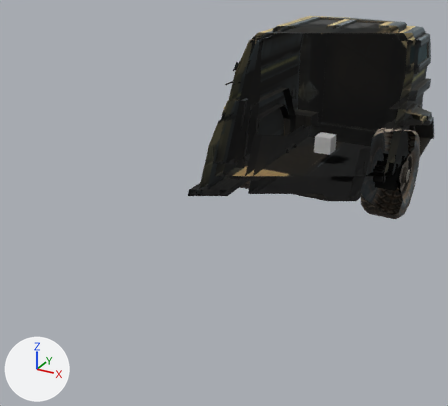
Before and after pictures for a commit that changed the COLLADA model objects3d/apc.dae.
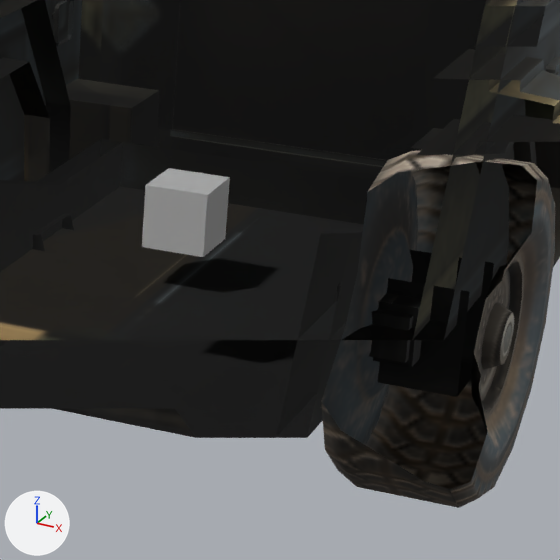
Each version appears first whole from a 50 mm camera at (35.1, -73.5, 45.1) aimed at (-4.6, -1.4, 9.0), and next in a close-up on the part from 62% to 94% of the width and 22% to 57% of the height. Lighting does not change. The marker at lower left points along +X, +Y and +Z. Everything nearer to the camera than a plane just in front of the edit is cut away. Where no turn or scale is listed for an object, it has been applied to the vertices.

In view in the first close-up: 'Body1', 'Body2', 'attachPoint', 'wheel3'.
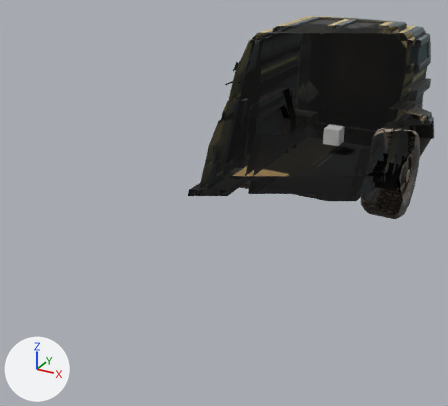
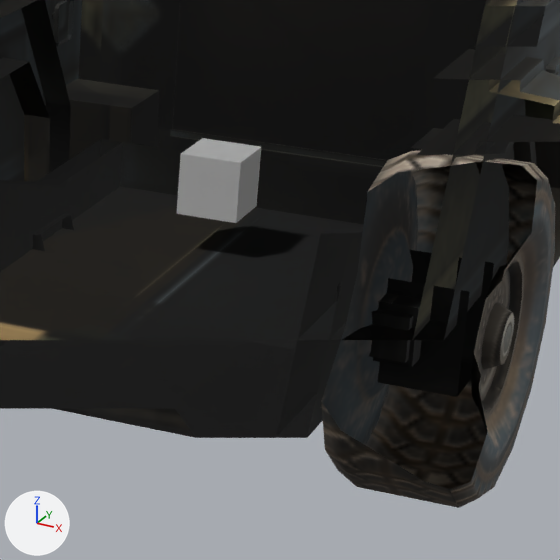
Boxes (x1, y1, x2, y2) around the edits, measured in the close-ups (560 x 560 px):
'attachPoint', moved: before (142, 168, 230, 257); after (177, 138, 261, 223)

Edits to the bpy script that builds the scene:
```text
Change ob_attachpoint:
    ob_attachpoint.location: (1.1, 24.43, 11.5) -> (0.79, 29.61, 11.5)
```
